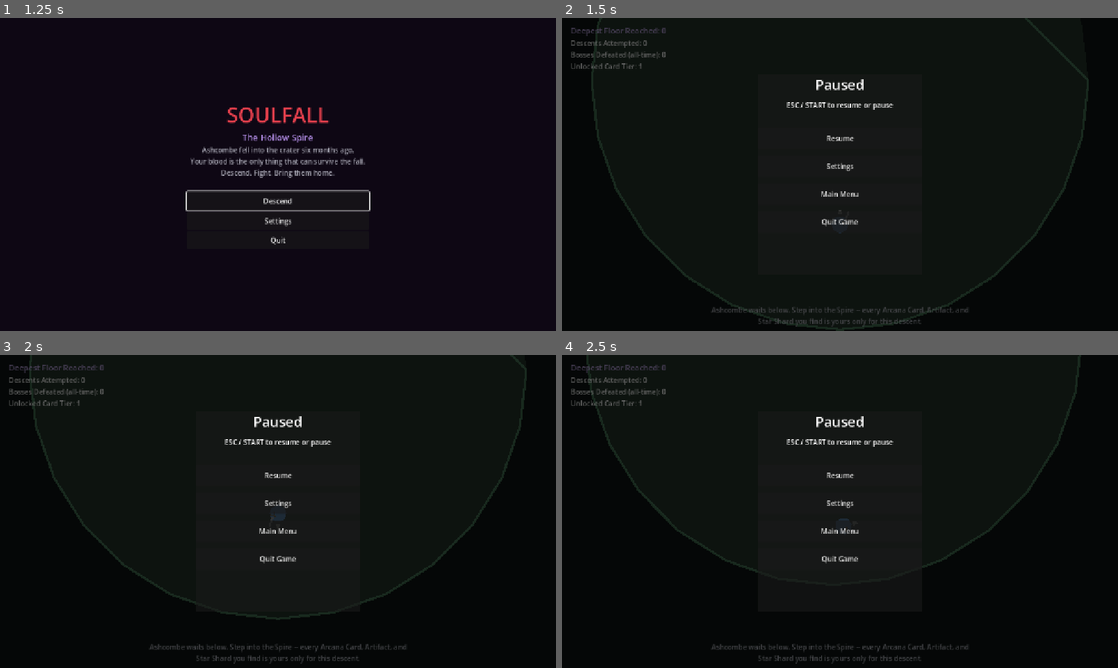
Above: before the commit, frames 1-4 (two rows, left to right).
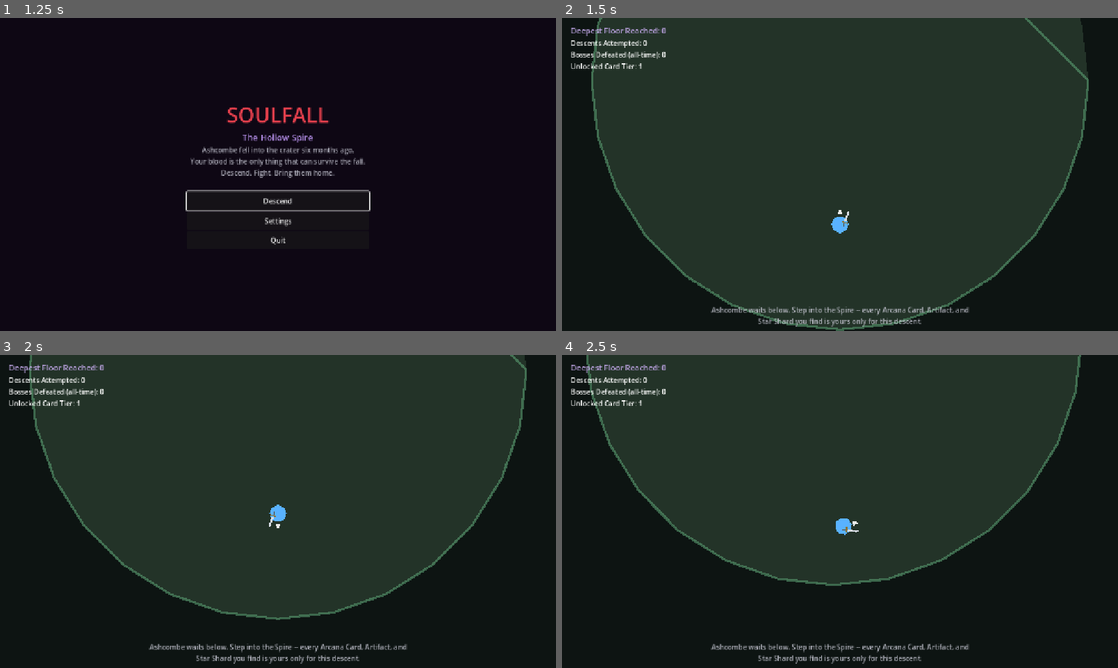
Above: after the commit, the same moments.

Repository: tommarziali-jpg/game_cloude_3.0
Game: Godot game, scene res://scenes/ui/StoryIntro.tscn
The game is run twice, just before and just after one commit, with the same random seed, the same clock (stepped at 60 frames per second) and the same inputs.
Inputs (mouse positions are in pixels of both pictures, inside the frame that each line leads up to):
- Up to frame 1 (1.25 s): click "Skip" at 0.5 s
- Up to frame 2 (1.5 s): click "Descend" at 1.25 s
- Up to frame 3 (2 s): no input
- Up to frame 4 (2.5 s): tap Enter at 2 s; move the mouse to (962, 495) at 2.02 s; hold D (move_right) from 2.03 s (still down); click (962, 495) at 2.1 s

Frame 1 is identical in both runs. In frame 2, 74% of the frame differs, in the area x 1-95%, y 0-100%; in frame 3, 61%; in frame 4, 51%.
Error before the commit: Parse Error: Could not preload resource file "res://scenes/ui/Settings.tscn". (res://scenes/ui/PauseMenu.gd:57)

Commit message:
Open embedded Settings reliably

Diff:
--- a/scenes/ui/PauseMenu.gd
+++ b/scenes/ui/PauseMenu.gd
@@ -7,7 +7,7 @@
 @onready var quit_button: Button = $PausePanel/VBox/QuitButton
 @onready var settings_layer: Control = $SettingsLayer
 
-var settings_overlay: Control = null
+@onready var settings_overlay: Control = $SettingsLayer/Settings
 
 func _ready() -> void:
 	process_mode = Node.PROCESS_MODE_ALWAYS
@@ -50,18 +50,13 @@
 	Input.mouse_mode = Input.MOUSE_MODE_VISIBLE
 
 func _open_settings() -> void:
-	if settings_overlay != null:
-		return
 	pause_panel.hide()
 	settings_layer.show()
-	settings_overlay = preload("res://scenes/ui/Settings.tscn").instantiate()
-	settings_layer.add_child(settings_overlay)
+	settings_overlay.show()
+	settings_overlay.controller_button.grab_focus()
 
 func _close_settings_overlay(settings: Control) -> void:
-	if settings_overlay == settings:
-		settings_overlay = null
-	if is_instance_valid(settings):
-		settings.queue_free()
+	settings_overlay.hide()
 	settings_layer.hide()
 	pause_panel.show()
 	settings_button.grab_focus()
